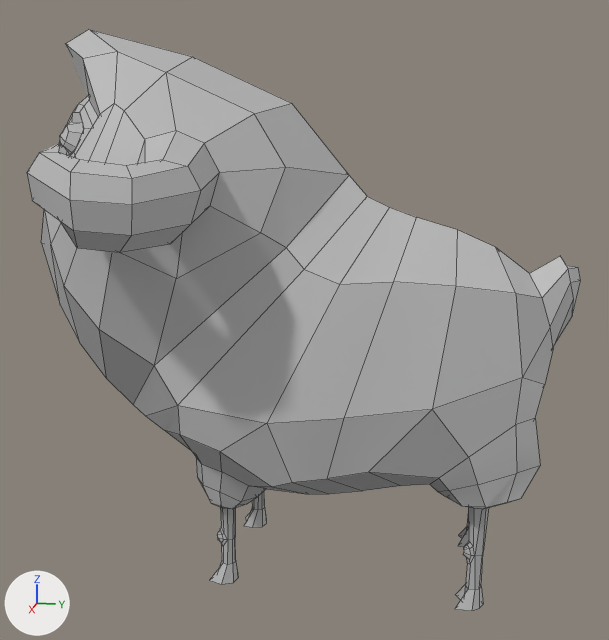
Two versions of the FBX model Assets/Meshes/Assets/mesh_sheep.fbx, one commit apart.
The view is the same before and after, from a camera (50 mm lens) standing at (0.0798, 0.0339, 0.0458) and looking at (0.0003, 0.018, 0.0259). The axes (+X, +Y, +Z) are drawn at lower left. The lights are the same throughout. Mesh edges are drawn as thin lines. Where no turn or scale is listed for an object, it has been applied to the vertices.

Objects in the first picture: 'sheep_lowpoly:polySurface1'.
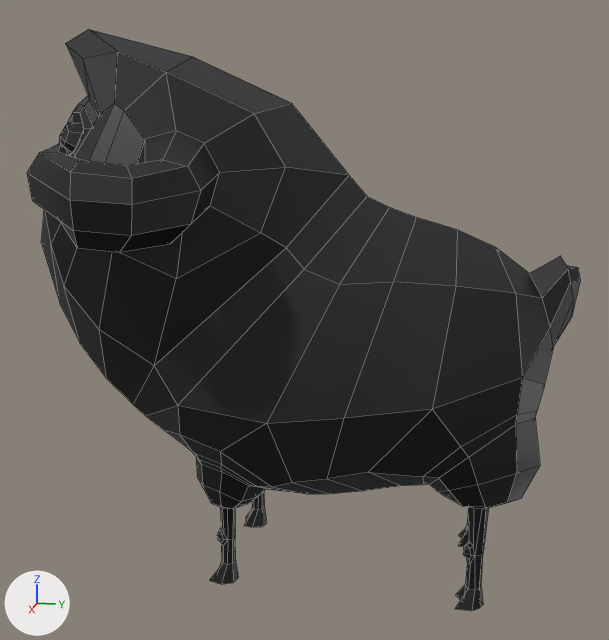
The change, as a diff of the scene's bpy script:
```diff
--- a/Assets/Meshes/Assets/mesh_sheep.fbx.py
+++ b/Assets/Meshes/Assets/mesh_sheep.fbx.py
@@ mat_mesh_sheep001_sheep5_lambert2 @@
+mat_mesh_sheep001_sheep5_lambert2 = principled_material('mesh_sheep001:sheep5:lambert2')
+mat_mesh_sheep001_sheep5_lambert2.base_color = (0.0, 0.0, 0.0)  # black #000000
@@ me_mesh @@
 # used by ob_sheep_lowpoly_polysurface1; location = (0.0, 0.0, 0.0)
-me_mesh.from_pydata(...)  # 655 vertices, 638 faces; spans x -0.0242..0.0242, y -0.0077..0.0438, z 0.0002..0.0535
+me_mesh.from_pydata(...)  # 707 vertices, 690 faces; spans x -0.0242..0.0242, y -0.0077..0.0438, z 0.0002..0.0535
+# me_mesh part 1
+# 16 faces are deleted
+# 32 vertices are added at x -0.0107..0.0107, y 0.0072..0.0169, z 0.0097..0.0149
+# 48 new faces join them
+# me_mesh part 2
+# 18 faces are deleted
+# 20 vertices are added at x -0.011..0.011, y 0.0305..0.0403, z 0.0121..0.0205
+# 38 new faces join them
+# me_mesh part 3: 604 faces spanning x -0.0242..0.0242, y -0.0077..0.0438, z 0.0002..0.0535 switch from mat_lambert1 (grey #bcbcbc) to mat_mesh_sheep001_sheep5_lambert2 (black #000000)
```

Pixel boxes (x1, y1, x2, y2) of what changed, in the pictures (609 x 640 px):
part 1 of me_mesh, built on: (166, 431, 305, 494) in both
part 2 of me_mesh, built on: (369, 378, 544, 486) in both
part 3 of me_mesh, recoloured (grey to black): (27, 29, 581, 611) in both
